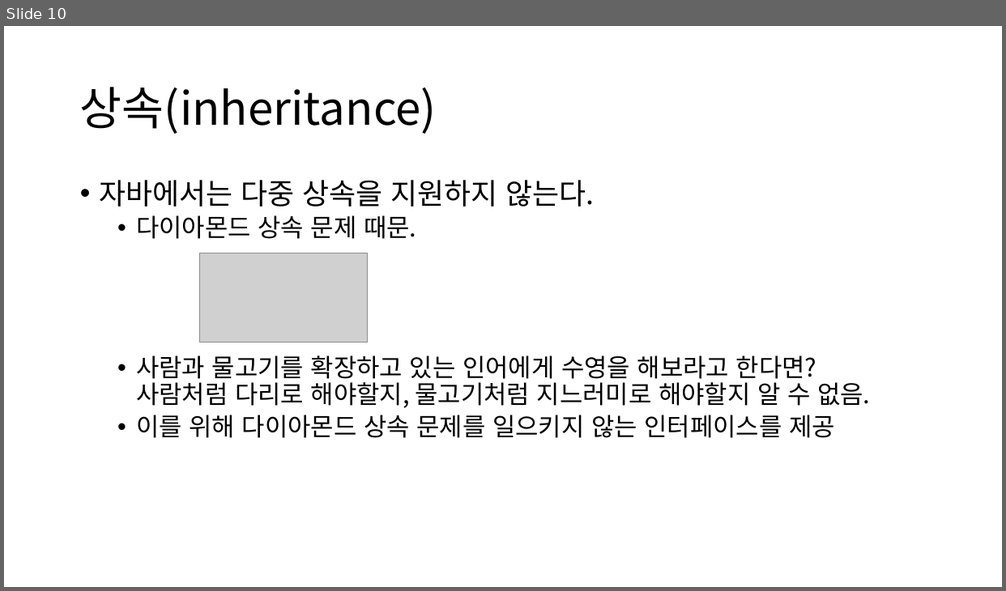
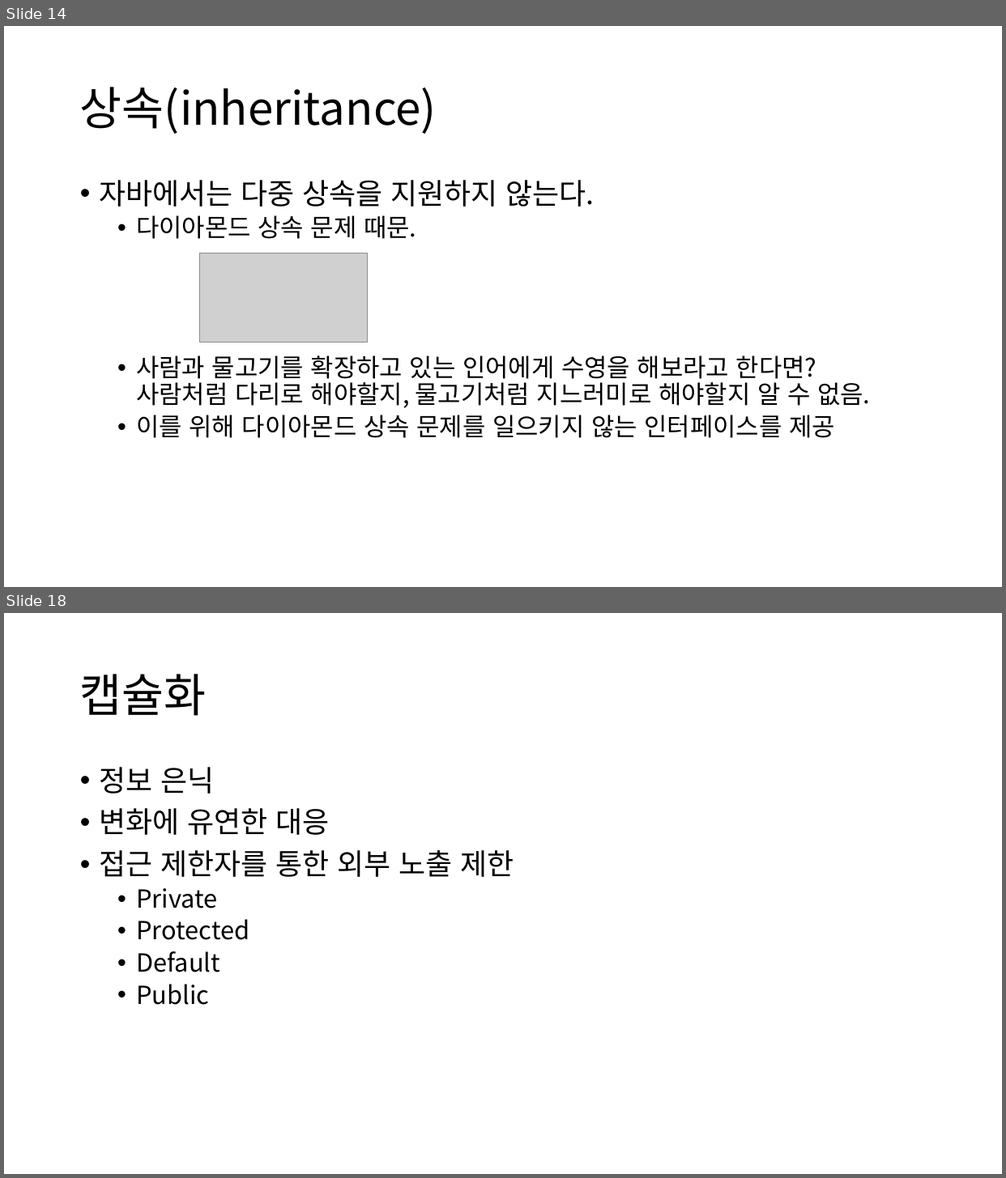
Before and after one commit to YonghoChoi/develop-note, a slide deck: ppt/객체지향 기본.pptx. Shown one above the other, each under a label of ours: slide 10 before the commit, slides 14 and 18 after it; the slides between them are not shown. The pictures are 1006x591 and 1006x1178 pixels, drawn with LibreOffice and Linux fonts; fonts in the diff are those of the drawing; grey boxes stand for pictures. Boxes give left, top, right and bottom in pixels: in the first picture for what was removed or moved away, otherwise in the second. Text is boxed around its words. In the diff, an @@ line names an element or a change of style, - is before the commit and + after.

```diff
--- a/ppt/객체지향 기본.pptx
+++ b/ppt/객체지향 기본.pptx
@@ slide 18 added at (4,613,1002,1174), background #FFFFFF @@
@@ title added at (80,674,206,716), 44 pt, text #000000 @@
+캡슐화
@@ text added at (99,767,513,1005), 24 pt, text #000000 @@
+• 정보 은닉
+• 변화에 유연한 대응
+• 접근 제한자를 통한 외부 노출 제한
+  • Private
+  • Protected
+  • Default
+  • Public
@@ what was slide 10 is now slide 14 @@
```
Also in this commit, not shown: 6 other slides added, 3 other files.
